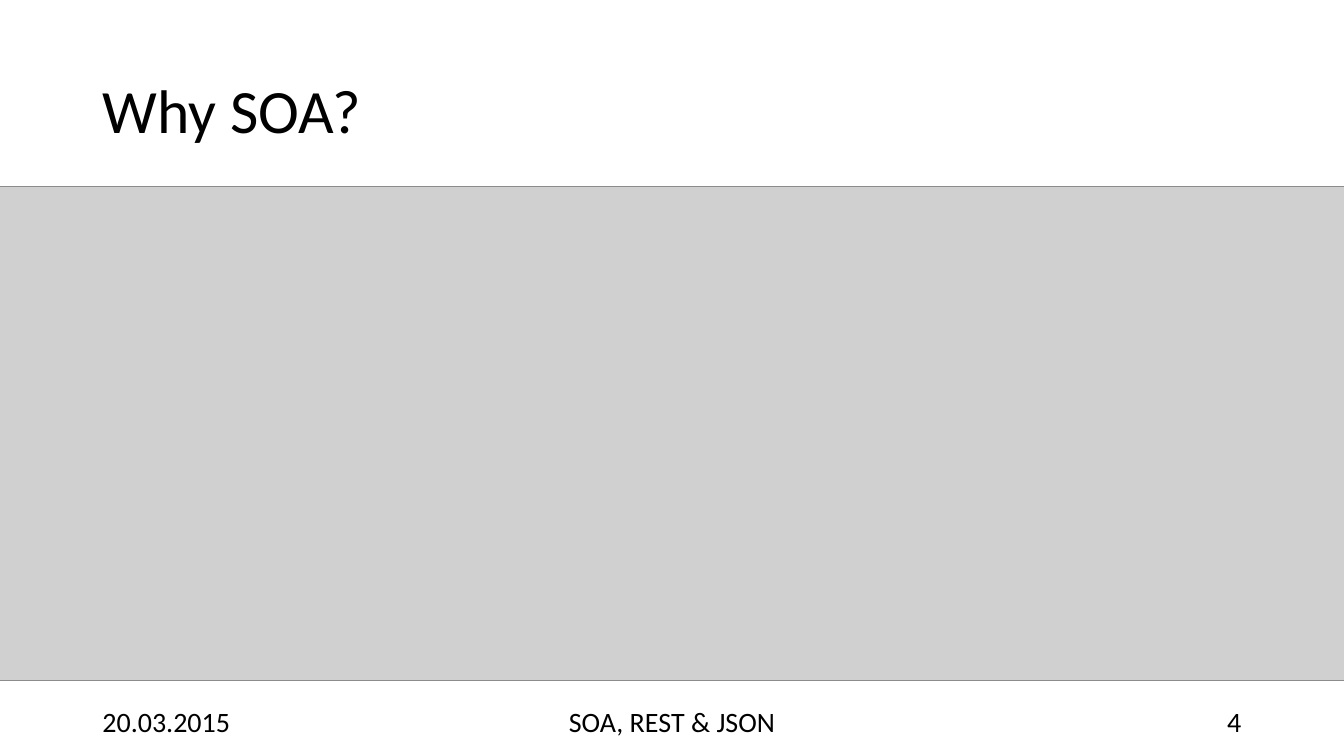
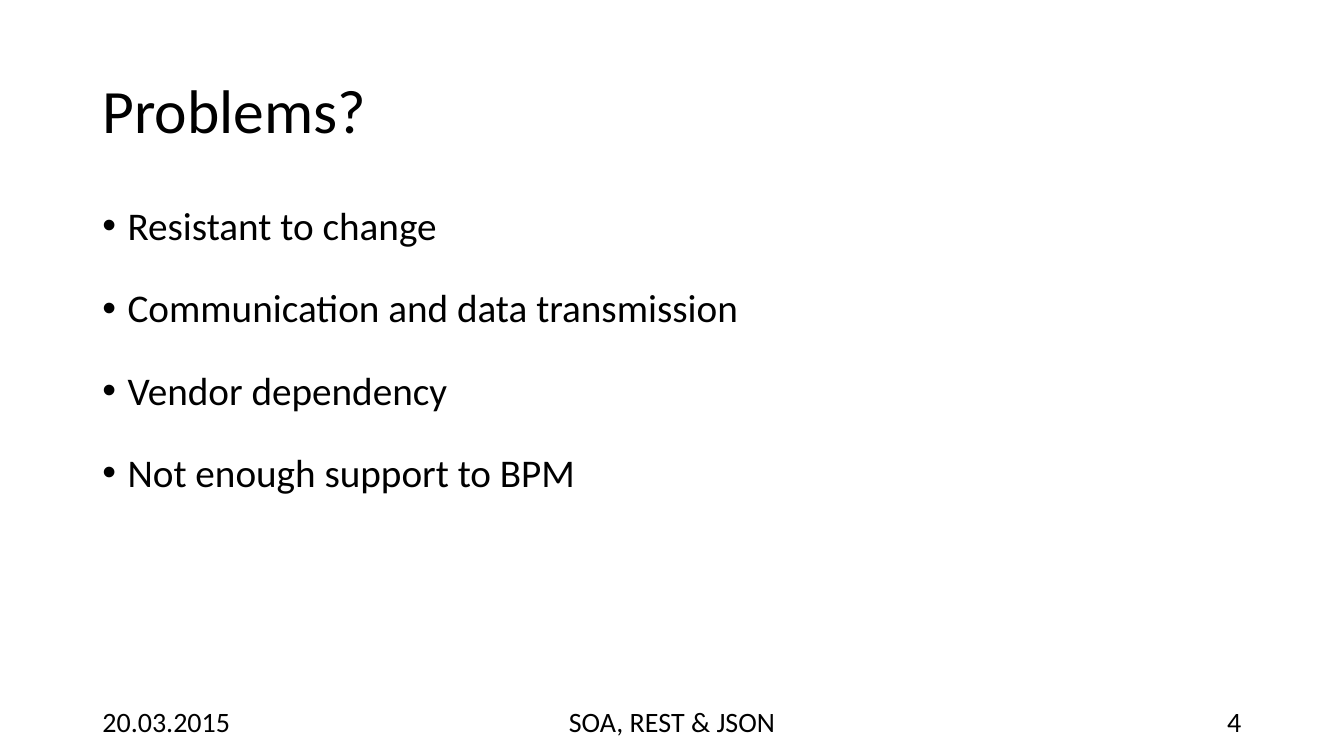
Before and after one commit to hsiegel-tgm/SOA2, a slide deck: slide 4 of p2.pptx. Drawn at 1344x756 pixels with LibreOffice and Linux fonts; fonts in the diff are those of the drawing; grey boxes stand for pictures. Boxes give left, top, right and bottom in pixels: in the first picture for what was removed or moved away, otherwise in the second. Text is boxed around its words. In the diff, an @@ line names an element or a change of style, - is before the commit and + after.

```diff
--- a/p2.pptx
+++ b/p2.pptx
@@ title at <box>102,90,366,134</box>: text changed @@
-Why SOA?
+Problems?
@@ picture removed at <box>0,187,1344,682</box> @@
@@ text added at <box>128,212,738,494</box>, 28 pt, text #000000 @@
+• Resistant to change
+• Communication and data transmission
+• Vendor dependency
+• Not enough support to BPM
```
Also in this commit, not shown: 5 other slides changed, 20 slides added, 4 other files.
